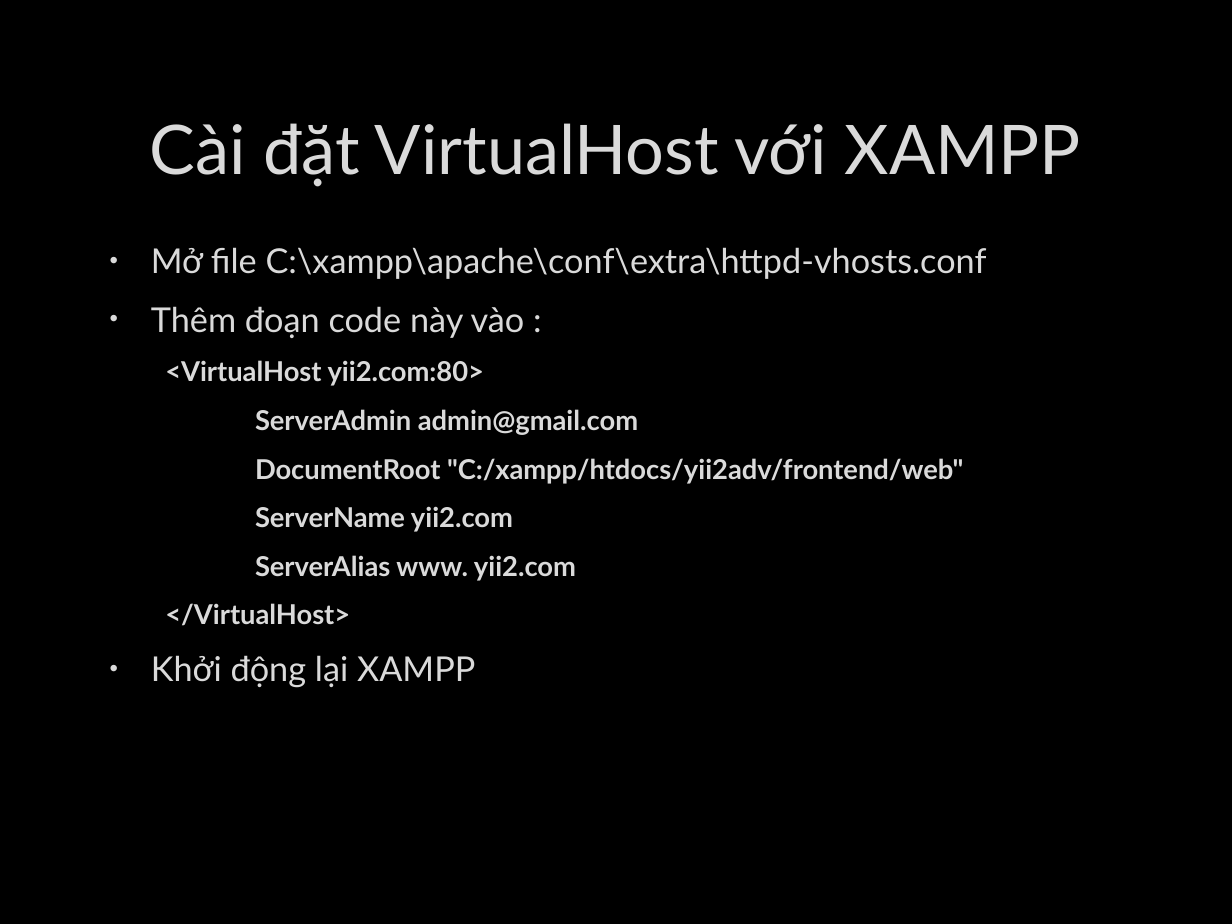
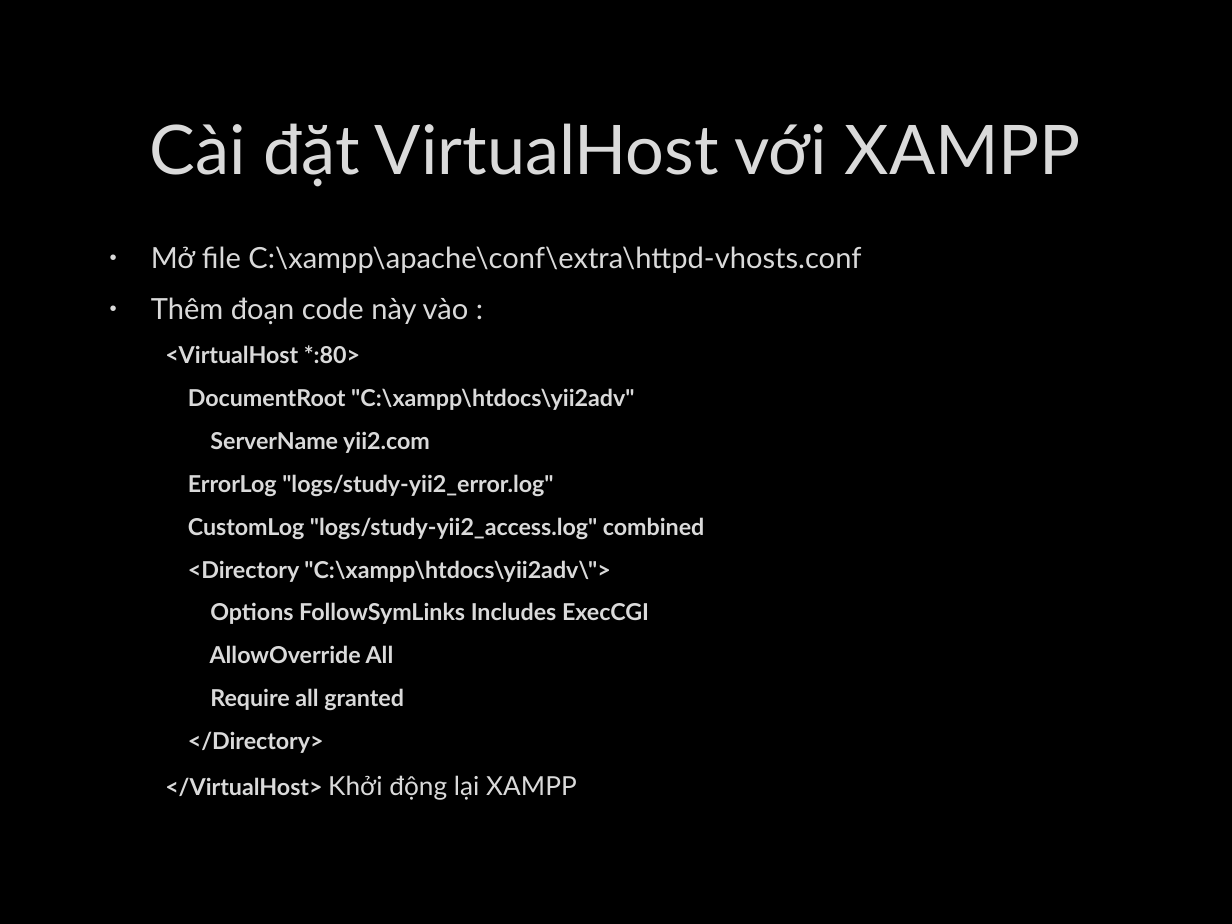
Before and after one commit to deviknight/php, a slide deck: slide 18 of Yii-Framwork.pptx. Drawn at 1232x924 pixels with LibreOffice and Linux fonts; fonts in the diff are those of the drawing; background and template pictures are left out. Boxes give left, top, right and bottom in pixels: in the first picture for what was removed or moved away, otherwise in the second. Text is boxed around its words. In the diff, an @@ line names an element or a change of style, - is before the commit and + after.

```diff
--- a/Yii-Framwork.pptx
+++ b/Yii-Framwork.pptx
@@ text at [151,246,861,453]: size 20 to 17 pt in "Mở file C:\xampp\apache\conf\extra\httpd-vhosts.conf", "Thêm đoạn code này vào :"; size 16 to 13.6 pt in "ServerName yii2.com"; list level 4 to 2 in "ServerName yii2.com" @@
@@ text at [165,345,634,410]: text changed; size 16 to 13.6 pt @@
-  <VirtualHost yii2.com:80>
-      ServerAdmin admin@gmail.com
-      DocumentRoot "C:/xampp/htdocs/yii2adv/frontend/web"
+  <VirtualHost *:80>
+  DocumentRoot "C:\xampp\htdocs\yii2adv"
@@ text at [188,474,705,795]: text changed; size 16 to 13.6 pt @@
-      ServerAlias www. yii2.com
-  </VirtualHost>
-• Khởi động lại XAMPP
+  ErrorLog "logs/study-yii2_error.log"
+  CustomLog "logs/study-yii2_access.log" combined
+  <Directory "C:\xampp\htdocs\yii2adv\">
+  Options FollowSymLinks Includes ExecCGI
+  AllowOverride All
+  Require all granted
+  </Directory>
+  </VirtualHost> Khởi động lại XAMPP
```
Also in this commit, not shown: 1 other slide changed, 6 slides added.
